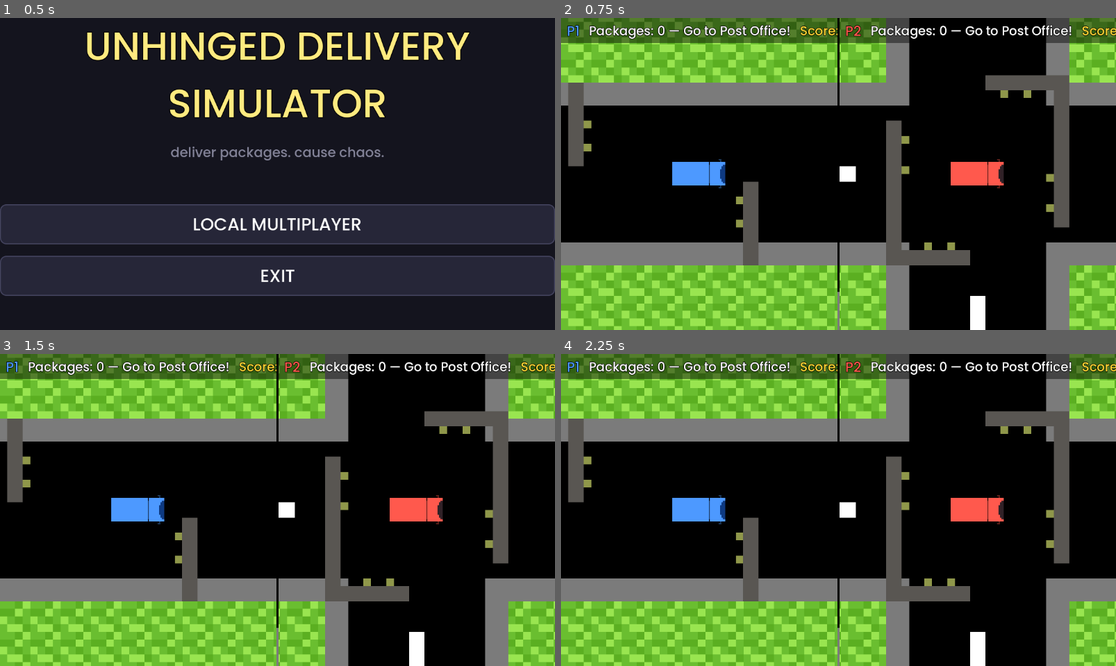
Above: before the commit, frames 1-4 (two rows, left to right).
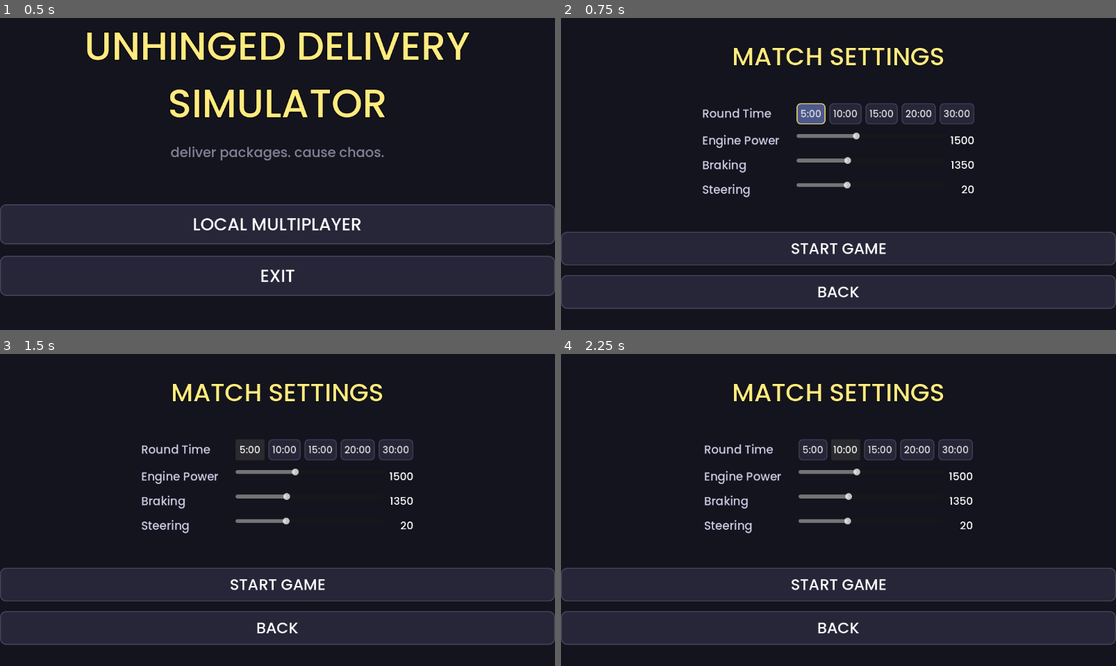
Above: after the commit, the same moments.

Repository: WizardDrake/unhinged-delivery-simulator
Game: Godot game, scene res://main_menu.tscn
Two runs of this game, one before a commit and one after it. Both use one fixed random seed, a clock stepped at 60 frames per second and the inputs below.
Inputs (mouse positions are in pixels of both pictures, inside the frame that each line leads up to):
- Up to frame 1 (0.5 s): no input
- Up to frame 2 (0.75 s): click "LOCAL MULTIPLAYER" at 0.5 s
- Up to frame 3 (1.5 s): click (249, 450) at 1.25 s, where only the run after the commit has a clickable "5:00"
- Up to frame 4 (2.25 s): click (844, 450) at 2 s, where only the run after the commit has a clickable "10:00"

Frame 1 is identical in both runs. In frame 2, 99% of the frame differs, in the area x 0-100%, y 0-100%; in frame 3, 99%; in frame 4, 99%.

Commit message:
add local multiplayer stuff/QoL

Diff:
--- a/car.gd
+++ b/car.gd
@@ -18,6 +18,9 @@
 ## Set by main.gd before the first physics frame.
 var player_id : int = 1
 
+## When true, the car ignores all input and doesn't move.
+var frozen : bool = true
+
 # Input action names resolved from player_id
 var _action_left  : String
 var _action_right : String
@@ -31,8 +34,17 @@
 	_action_accel = "p%d_accelerate"  % player_id
 	_action_brake = "p%d_brake"       % player_id
 
+	# Apply settings from the global singleton
+	engine_power   = GameSettings.engine_power
+	braking        = -GameSettings.braking_power
+	steering_angle = GameSettings.steering_angle
+
 
 func _physics_process(delta):
+	if frozen:
+		velocity = Vector2.ZERO
+		return
+
 	acceleration = Vector2.ZERO
 	get_input()
 	apply_friction(delta)
--- /dev/null
+++ b/game_settings.gd
@@ -0,0 +1,11 @@
+extends Node
+
+## Global game settings singleton — passed between menus and the game scene.
+
+# Round duration in seconds
+var round_time : float = 300.0
+
+# Car tuning
+var engine_power : float = 1500.0
+var braking_power : float = 1350.0
+var steering_angle : float = 20.0
--- a/main.gd
+++ b/main.gd
@@ -76,6 +76,14 @@
 # ── Split-screen viewports ────────────────────────────────────────────────────
 var _viewports : Array[SubViewport] = []
 var _viewport_containers : Array[SubViewportContainer] = []
+
+# ── Game Time & State ────────────────────────────────────────────────────────
+var _game_state : String = "countdown" # "countdown", "playing", "finished"
+var _countdown_timer : float = 3.0
+var _round_timer : float = 0.0
+var _ui_round_timers : Array[Label] = []
+var _ui_center_labels : Array[Label] = []
+var _global_results_screen : Control
 
 # ── Per-player minimaps ───────────────────────────────────────────────────────
 var _minimaps : Array[Control] = []  # one per player, inside their SubViewport
@@ -106,6 +114,12 @@
 	_update_ui(1)
 	_box_tex = load(BOX_TEXTURE_PATH)
 
+	_round_timer = GameSettings.round_time
+	# Freeze cars during countdown
+	for car in _cars:
+		if car != null:
+			car.frozen = true
+
 
 # ── Split-screen setup ───────────────────────────────────────────────────────
 
@@ -160,6 +174,13 @@
 	# Build per-player HUD overlays
 	for p in range(2):
 		_build_player_hud(p)
+
+	# ── Global results screen overlay ─────────────────────────────────────────
+	_global_results_screen = ColorRect.new()
+	_global_results_screen.color = Color(0, 0, 0, 0.8)
+	_global_results_screen.set_anchors_and_offsets_preset(Control.PRESET_FULL_RECT)
+	_global_results_screen.visible = false
+	ui_layer.add_child(_global_results_screen)
 
 
 func _build_player_hud(player_idx: int) -> void:
@@ -231,10 +252,27 @@
 	top_hbox.add_child(score_label)
 	_ui_scores.append(score_label)
 
+	# Spacer
+	var spacer1 := Control.new()
+	spacer1.size_flags_horizontal = Control.SIZE_EXPAND_FILL
+	top_hbox.add_child(spacer1)
+
+	# Round timer
+	var time_label := Label.new()
+	time_label.text = "0:00"
+	if font != null:
+		time_label.add_theme_font_override("font", font)
+	time_label.add_theme_font_size_override("font_size", 28)
+	time_label.add_theme_color_override("font_color", Color(1.0, 1.0, 1.0))
+	time_label.add_theme_color_override("font_outline_color", Color(0, 0, 0))
+	time_label.add_theme_constant_override("outline_size", 4)
+	top_hbox.add_child(time_label)
+	_ui_round_timers.append(time_label)
+
 	# Spacer to push minimap hint to the right
-	var spacer := Control.new()
-	spacer.size_flags_horizontal = Control.SIZE_EXPAND_FILL
-	top_hbox.add_child(spacer)
+	var spacer2 := Control.new()
+	spacer2.size_flags_horizontal = Control.SIZE_EXPAND_FILL
+	top_hbox.add_child(spacer2)
 
 	# Minimap key hint
 	var mm_hint := Label.new()
@@ -245,12 +283,45 @@
 	mm_hint.add_theme_color_override("font_color", Color(1, 1, 1, 0.4))
 	top_hbox.add_child(mm_hint)
 
+	# ── Center screen messages (countdown) ──────────────────────────────────
+	var center_lbl := Label.new()
+	center_lbl.set_anchors_and_offsets_preset(Control.PRESET_CENTER)
+	if font != null:
+		center_lbl.add_theme_font_override("font", font)
+	center_lbl.add_theme_font_size_override("font_size", 120)
+	center_lbl.add_theme_color_override("font_color", Color(1.0, 0.9, 0.2))
+	center_lbl.add_theme_color_override("font_outline_color", Color(0, 0, 0))
+	center_lbl.add_theme_constant_override("outline_size", 8)
+	hud.add_child(center_lbl)
+	_ui_center_labels.append(center_lbl)
+
+	# ── Target Indicators ────────────────────────────────────────────────────
+	var indicator_script := load("res://target_indicators.gd") as Script
+	if indicator_script != null:
+		var indicator := Control.new()
+		indicator.set_script(indicator_script)
+		indicator.player_idx = player_idx
+		indicator.main_ref = self
+		indicator.set_anchors_and_offsets_preset(Control.PRESET_FULL_RECT)
+		hud.add_child(indicator)
+		hud.move_child(indicator, 0)
+
 
 func _process(delta: float) -> void:
+	_process_game_state(delta)
+
 	# Update cameras to follow cars
 	for p in range(2):
 		if p < _cars.size() and _cars[p] != null and p < _cameras.size():
 			_cameras[p].global_position = _cars[p].global_position
+
+	if _game_state != "playing":
+		return
+
+	# Respawn NPCs if any despawned
+	_npcs = _npcs.filter(func(n): return is_instance_valid(n) and not n.is_queued_for_deletion())
+	if _npcs.size() < 25:
+		_spawn_one_npc()
 
 	# Per-player game logic
 	for p in range(2):
@@ -291,6 +362,110 @@
 
 	# Animate thrown boxes
 	_update_thrown_boxes(delta)
+
+
+func _process_game_state(delta: float) -> void:
+	if _game_state == "countdown":
+		var old_sec := int(ceil(_countdown_timer))
+		_countdown_timer -= delta
+		var new_sec := int(ceil(_countdown_timer))
+
+		if _countdown_timer <= 0.0:
+			_game_state = "playing"
+			for lbl in _ui_center_labels:
+				lbl.text = "GO!"
+				lbl.add_theme_color_override("font_color", Color(0.2, 1.0, 0.3))
+			for car in _cars:
+				if car != null:
+					car.frozen = false
+
+			# Fade out "GO!" after 1 second
+			var tw := create_tween()
+			for lbl in _ui_center_labels:
+				tw.tween_property(lbl, "modulate:a", 0.0, 1.0)
+		else:
+			for lbl in _ui_center_labels:
+				lbl.text = str(new_sec)
+
+	elif _game_state == "playing":
+		_round_timer -= delta
+		if _round_timer <= 0.0:
+			_round_timer = 0.0
+			_end_game()
+
+		# Update UI timers
+		var m := int(_round_timer) / 60
+		var s := int(_round_timer) % 60
+		var time_str := "%d:%02d" % [m, s]
+		for lbl in _ui_round_timers:
+			lbl.text = time_str
+			if _round_timer <= 10.0:
+				lbl.add_theme_color_override("font_color", Color(1.0, 0.2, 0.2))
+
+
+func _end_game() -> void:
+	_game_state = "finished"
+	for car in _cars:
+		if car != null:
+			car.frozen = true
+
+	# Determine winner
+	var s1 = _player_scores[0]
+	var s2 = _player_scores[1]
+	var diff = abs(s1 - s2)
+	var win_text := ""
+	var win_color := Color.WHITE
+
+	if s1 > s2:
+		win_text = "PLAYER 1 WINS!\nby %d points" % diff
+		win_color = P1_COLOR
+	elif s2 > s1:
+		win_text = "PLAYER 2 WINS!\nby %d points" % diff
+		win_color = P2_COLOR
+	else:
+		win_text = "IT'S A TIE!"
+		win_color = Color(1, 0.9, 0.5)
+
+	# Show global results screen
+	_global_results_screen.visible = true
+
+	var vbox := VBoxContainer.new()
+	vbox.set_anchors_and_offsets_preset(Control.PRESET_CENTER)
+	vbox.alignment = BoxContainer.ALIGNMENT_CENTER
+	vbox.add_theme_constant_override("separation", 30)
+	_global_results_screen.add_child(vbox)
+
+	var lbl := Label.new()
+	lbl.text = "TIME'S UP!"
+	var font = load("res://assets/Poppins-Medium.ttf") as Font
+	if font != null:
+		lbl.add_theme_font_override("font", font)
+	lbl.add_theme_font_size_override("font_size", 80)
+	lbl.horizontal_alignment = HORIZONTAL_ALIGNMENT_CENTER
+	vbox.add_child(lbl)
+
+	var win_lbl := Label.new()
+	win_lbl.text = win_text
+	if font != null:
+		win_lbl.add_theme_font_override("font", font)
+	win_lbl.add_theme_font_size_override("font_size", 56)
+	win_lbl.add_theme_color_override("font_color", win_color)
+	win_lbl.horizontal_alignment = HORIZONTAL_ALIGNMENT_CENTER
+	vbox.add_child(win_lbl)
+
+	var btn := Button.new()
+	btn.text = "MAIN MENU"
+	btn.custom_minimum_size = Vector2(300, 60)
+	if font != null:
+		btn.add_theme_font_override("font", font)
+	btn.add_theme_font_size_override("font_size", 28)
+	btn.pressed.connect(func() -> void: get_tree().change_scene_to_file("res://main_menu.tscn"))
+	vbox.add_child(btn)
+
+	# Make sure mouse is visible again since we need to click
+	Input.mouse_mode = Input.MOUSE_MODE_VISIBLE
+
+
 
 
 func _assign_random_deliveries(player_idx: int) -> void:
@@ -660,8 +835,8 @@
 			var road_x : float = _world_pos(float(c), 0.0).x
 			var y0 : float = _world_pos(float(c), float(r)).y     + _inter_size * 0.5 + end_margin
 			var y1 : float = _world_pos(float(c), float(r + 1)).y - _inter_size * 0.5 - end_margin
-			_place_curb_houses_v(tex, road_x + from_road, y0, y1,  PI * 0.5)  # east side
-			_place_curb_houses_v(tex, road_x - from_road, y0, y1, -PI * 0.5)  # west side
+			_place_curb_houses_v(tex, road_x + from_road, y0, y1, -PI * 0.5)  # east side
+			_place_curb_houses_v(tex, road_x - from_road, y0, y1,  PI * 0.5)  # west side
 
 	if _post_office == null and _houses.size() > 0:
 		var po_idx = _rng.randi_range(0, _houses.size() - 1)
@@ -733,17 +908,25 @@
 	# Set the player_id so the car reads the right input actions
 	car.player_id = player_id
 
-	# Spawn at different locations for each player
-	var c : int
-	var r : int
-	if player_id == 1:
-		c = _rng.randi_range(0, grid_cols / 2)
-		r = _rng.randi_range(0, grid_rows / 2)
+	# Spawn equally close to the post office, parked on the road in front of it
+	if _post_office != null:
+		var po_pos := _post_office.global_position
+		# The house's local -Y axis points toward the road (distance is ~1258 units)
+		var house_fwd := Vector2.UP.rotated(_post_office.rotation)
+		var road_center := po_pos + house_fwd * 1258.0
+
+		# Offset cars sideways along the road
+		var right_dir := house_fwd.rotated(PI / 2.0)
+		if player_id == 1:
+			car.position = road_center - right_dir * 500.0
+		else:
+			car.position = road_center + right_dir * 500.0
+
+		# Face the cars along the road
+		car.rotation = _post_office.rotation + PI / 2.0
 	else:
-		c = _rng.randi_range(grid_cols / 2, grid_cols - 1)
-		r = _rng.randi_range(grid_rows / 2, grid_rows - 1)
-	car.position = _world_pos(c, r)
-	car.rotation = 0.0
+		car.position = Vector2.ZERO
+		car.rotation = 0.0
 
 	# Player-specific color tinting
 	var sprite = car.get_node_or_null("Sprite2D")
@@ -785,6 +968,23 @@
 		if seg.length_squared() > 0.01:
 			npc.position += seg * _rng.randf_range(300.0, 1200.0)
 		_npcs.append(npc)
+
+
+func _spawn_one_npc() -> void:
+	if npc_car_scene == null or _traffic_paths.is_empty():
+		return
+	var npc = npc_car_scene.instantiate() as Node2D
+	add_child(npc)
+	var path_idx := _rng.randi_range(0, _traffic_paths.size() - 1)
+	var path: Array = _traffic_paths[path_idx]
+	var start_idx := _rng.randi_range(0, path.size() - 1)
+	npc.init_route(path, start_idx, self)
+
+	var next_idx := (start_idx + 1) % path.size()
+	var dir: Vector2 = (path[next_idx] - path[start_idx]).normalized()
+	if dir.length_squared() > 0.01:
+		npc.rotation = dir.angle() + PI * 0.5
+	_npcs.append(npc)
 
 
 # ── Grass background ──────────────────────────────────────────────────────────
@@ -943,13 +1143,6 @@
 			draw_rect(Rect2(cp - Vector2(5, 5), Vector2(10, 10)), Color(0.2, 0.4, 1.0, 1.0))
 			draw_rect(Rect2(cp - Vector2(5, 5), Vector2(10, 10)), Color(1, 1, 1, 1), false, 1.0)
 
-		# ── NPCs ─────────────────────────────────────────────────────────────
-		for npc in m._npcs:
-			if npc == null or npc.is_destroyed: continue
-			var cw : Vector2 = npc.position + half_world
-			var cp := origin + Vector2(cw.x * scale_v.x, cw.y * scale_v.y)
-			draw_circle(cp, 3.0, Color(1.0, 0.8, 0.1, 0.6))
-
 		# ── Car dots (both players) ──────────────────────────────────────────
 		for p in range(m._cars.size()):
 			var car : Node2D = m._cars[p]
--- a/main_menu.gd
+++ b/main_menu.gd
@@ -113,7 +113,7 @@
 
 
 func _on_local_multiplayer() -> void:
-	get_tree().change_scene_to_file("res://main.tscn")
+	get_tree().change_scene_to_file("res://settings_menu.tscn")
 
 
 func _on_exit() -> void:
--- a/npc_car.gd
+++ b/npc_car.gd
@@ -66,6 +66,7 @@
 var _reverse_steer     := 0.0
 var _reverse_count     := 0
 var _last_progress_pos := Vector2.ZERO
+var _wreck_timer       := 0.0
 
 # ── Knockback state ──────────────────────────────────────────────────────────
 var _knock_timer    := 0.0
@@ -372,9 +373,13 @@
 		_reverse_count = 0
 		return
 
-	_state         = State.REVERSING
-	_reverse_timer = REVERSE_DURATION
-	_reverse_steer = randf_range(-3.0, 3.0)
+	# Turn around by reversing the path!
+	_waypoints.reverse()
+	_wp_index = _waypoints.size() - 1 - _wp_index
+	_step_waypoint()
+	rotation += PI
+	_stuck_timer = 0.0
+	_state = State.CRUISING
 
 
 # ══════════════════════════════════════════════════════════════════════════════
@@ -437,6 +442,10 @@
 		velocity = velocity.normalized() * maxf(0.0, spd - wreck_drag * delta)
 	else:
 		velocity = Vector2.ZERO
+
+	_wreck_timer += delta
+	if _wreck_timer > 5.0:
+		queue_free()
 
 
 # ══════════════════════════════════════════════════════════════════════════════
--- a/project.godot
+++ b/project.godot
@@ -16,8 +16,12 @@
 
 config/name="unhinged-delivery-simulator"
 run/main_scene="res://main_menu.tscn"
-config/features=PackedStringArray("4.6", "Forward Plus")
+config/features=PackedStringArray("4.7", "Forward Plus")
 config/icon="res://icon.svg"
+
+[autoload]
+
+GameSettings="*res://game_settings.gd"
 
 [display]
 
--- /dev/null
+++ b/settings_menu.gd
@@ -0,0 +1,208 @@
+extends Control
+
+var _font : Font
+
+func _ready() -> void:
+	_font = load("res://assets/Poppins-Medium.ttf") as Font
+
+	# ── Dark background ──────────────────────────────────────────────────────
+	var bg := ColorRect.new()
+	bg.color = Color(0.08, 0.08, 0.12, 1.0)
+	bg.set_anchors_and_offsets_preset(PRESET_FULL_RECT)
+	add_child(bg)
+
+	# ── Centre container ─────────────────────────────────────────────────────
+	var vbox := VBoxContainer.new()
+	vbox.set_anchors_and_offsets_preset(PRESET_FULL_RECT)
+	vbox.alignment = BoxContainer.ALIGNMENT_CENTER
+	vbox.add_theme_constant_override("separation", 20)
+	add_child(vbox)
+
+	# ── Title ────────────────────────────────────────────────────────────────
+	var title := _label("MATCH SETTINGS", 52, Color(1.0, 0.92, 0.5))
+	title.horizontal_alignment = HORIZONTAL_ALIGNMENT_CENTER
+	title.add_theme_color_override("font_outline_color", Color(0, 0, 0))
+	title.add_theme_constant_override("outline_size", 4)
+	vbox.add_child(title)
+
+	var spacer0 := Control.new()
+	spacer0.custom_minimum_size = Vector2(0, 20)
+	vbox.add_child(spacer0)
+
+	# ── Settings rows (centered with fixed width) ────────────────────────────
+	var center_box := CenterContainer.new()
+	vbox.add_child(center_box)
+
+	var grid := VBoxContainer.new()
+	grid.add_theme_constant_override("separation", 16)
+	grid.custom_minimum_size = Vector2(520, 0)
+	center_box.add_child(grid)
+
+	# Round time
+	_add_setting_row(grid, "Round Time", _create_time_selector())
+
+	# Engine power
+	_add_setting_row(grid, "Engine Power", _create_slider(500, 3000, GameSettings.engine_power, func(v: float) -> void: GameSettings.engine_power = v))
+
+	# Braking power
+	_add_setting_row(grid, "Braking", _create_slider(500, 3000, GameSettings.braking_power, func(v: float) -> void: GameSettings.braking_power = v))
+
+	# Steering angle
+	_add_setting_row(grid, "Steering", _create_slider(10, 40, GameSettings.steering_angle, func(v: float) -> void: GameSettings.steering_angle = v))
+
+	# ── Spacer ───────────────────────────────────────────────────────────────
+	var spacer := Control.new()
+	spacer.custom_minimum_size = Vector2(0, 30)
+	vbox.add_child(spacer)
+
+	# ── Buttons ──────────────────────────────────────────────────────────────
+	var btn_start := _make_button("START GAME")
+	btn_start.pressed.connect(_on_start)
+	vbox.add_child(btn_start)
+
+	var btn_back := _make_button("BACK")
+	btn_back.pressed.connect(_on_back)
+	vbox.add_child(btn_back)
+
+
+# ── Helpers ───────────────────────────────────────────────────────────────────
+
+func _label(text: String, size: int, color: Color) -> Label:
+	var l := Label.new()
+	l.text = text
+	if _font != null:
+		l.add_theme_font_override("font", _font)
+	l.add_theme_font_size_override("font_size", size)
+	l.add_theme_color_override("font_color", color)
+	return l
+
+
+func _add_setting_row(parent: Control, label_text: String, control: Control) -> void:
+	var row := HBoxContainer.new()
+	row.add_theme_constant_override("separation", 16)
+	parent.add_child(row)
+
+	var lbl := _label(label_text, 24, Color(0.8, 0.8, 0.9))
+	lbl.custom_minimum_size = Vector2(180, 0)
+	row.add_child(lbl)
+
+	control.size_flags_horizontal = Control.SIZE_EXPAND_FILL
+	row.add_child(control)
+
+
+func _create_time_selector() -> HBoxContainer:
+	var hbox := HBoxContainer.new()
+	hbox.add_theme_constant_override("separation", 8)
+
+	var options := [300, 600, 900, 1200, 1800]
+	var labels  := ["5:00", "10:00", "15:00", "20:00", "30:00"]
+
+	for i in range(options.size()):
+		var btn := Button.new()
+		btn.text = labels[i]
+		btn.custom_minimum_size = Vector2(60, 40)
+		if _font != null:
+			btn.add_theme_font_override("font", _font)
+		btn.add_theme_font_size_override("font_size", 20)
+
+		var time_val : float = float(options[i])
+		btn.pressed.connect(_on_time_selected.bind(time_val, hbox))
+
+		# Style
+		var style := StyleBoxFlat.new()
+		if absf(GameSettings.round_time - time_val) < 0.5:
+			style.bg_color = Color(0.3, 0.35, 0.55, 1.0)
+			style.border_color = Color(1.0, 0.92, 0.5, 0.9)
+		else:
+			style.bg_color = Color(0.15, 0.15, 0.22, 1.0)
+			style.border_color = Color(0.4, 0.4, 0.55, 0.5)
+		style.set_border_width_all(2)
+		style.set_corner_radius_all(8)
+		style.set_content_margin_all(8)
+		btn.add_theme_stylebox_override("normal", style)
+		btn.set_meta("time_val", time_val)
+		hbox.add_child(btn)
+
+	return hbox
+
+
+func _on_time_selected(time_val: float, hbox: HBoxContainer) -> void:
+	GameSettings.round_time = time_val
+	# Update button visuals
+	for child in hbox.get_children():
+		if child is Button:
+			var bv : float = child.get_meta("time_val")
+			var style := StyleBoxFlat.new()
+			if absf(bv - time_val) < 0.5:
+				style.bg_color = Color(0.3, 0.35, 0.55, 1.0)
+				style.border_color = Color(1.0, 0.92, 0.5, 0.9)
+			else:
+				style.bg_color = Color(0.15, 0.15, 0.22, 1.0)
+				style.border_color = Color(0.4, 0.4, 0.55, 0.5)
+			style.set_border_width_all(2)
+			style.set_corner_radius_all(8)
+			style.set_content_margin_all(8)
+			child.add_theme_stylebox_override("normal", style)
+
+
+func _create_slider(min_val: float, max_val: float, current: float, on_change: Callable) -> HBoxContainer:
+	var hbox := HBoxContainer.new()
+	hbox.add_theme_constant_override("separation", 12)
+
+	var slider := HSlider.new()
+	slider.min_value = min_val
+	slider.max_value = max_val
+	slider.value = current
+	slider.step = 10
+	slider.size_flags_horizontal = Control.SIZE_EXPAND_FILL
+	slider.custom_minimum_size = Vector2(200, 0)
+	hbox.add_child(slider)
+
+	var val_label := _label(str(int(current)), 22, Color(1, 1, 1))
+	val_label.custom_minimum_size = Vector2(50, 0)
+	val_label.horizontal_alignment = HORIZONTAL_ALIGNMENT_RIGHT
+	hbox.add_child(val_label)
+
+	slider.value_changed.connect(func(v: float) -> void:
+		val_label.text = str(int(v))
+		on_change.call(v)
+	)
+
+	return hbox
+
+
+func _make_button(label: String) -> Button:
+	var btn := Button.new()
+	btn.text = label
+	btn.custom_minimum_size = Vector2(420, 60)
+	btn.add_theme_font_size_override("font_size", 32)
+	btn.add_theme_color_override("font_color", Color(1.0, 1.0, 1.0))
+	btn.add_theme_color_override("font_hover_color", Color(1.0, 0.92, 0.5))
+	if _font != null:
+		btn.add_theme_font_override("font", _font)
+
+	var style_normal := StyleBoxFlat.new()
+	style_normal.bg_color = Color(0.15, 0.15, 0.22, 1.0)
+	style_normal.border_color = Color(0.4, 0.4, 0.55, 0.6)
+	style_normal.set_border_width_all(2)
+	style_normal.set_corner_radius_all(12)
+	style_normal.set_content_margin_all(12)
+	btn.add_theme_stylebox_override("normal", style_normal)
+
+	var style_hover := StyleBoxFlat.new()
+	style_hover.bg_color = Color(0.22, 0.22, 0.35, 1.0)
+	style_hover.border_color = Color(1.0, 0.92, 0.5, 0.8)
+	style_hover.set_border_width_all(2)
+	style_hover.set_corner_radius_all(12)
+	style_hover.set_content_margin_all(12)
+	btn.add_theme_stylebox_override("hover", style_hover)
+
+	return btn
+
+
+func _on_start() -> void:
+	get_tree().change_scene_to_file("res://main.tscn")
+
+
+func _on_back() -> void:
+	get_tree().change_scene_to_file("res://main_menu.tscn")
--- /dev/null
+++ b/settings_menu.tscn
@@ -0,0 +1,10 @@
+[gd_scene format=3]
+
+[ext_resource type="Script" path="res://settings_menu.gd" id="1"]
+
+[node name="SettingsMenu" type="Control"]
+layout_mode = 3
+anchors_preset = 15
+anchor_right = 1.0
+anchor_bottom = 1.0
+script = ExtResource("1")
--- /dev/null
+++ b/target_indicators.gd
@@ -0,0 +1,51 @@
+extends Control
+
+var player_idx := 0
+var main_ref : Node2D
+
+func _process(_delta: float) -> void:
+	queue_redraw()
+
+func _draw() -> void:
+	if main_ref == null or main_ref._game_state != "playing":
+		return
+
+	var targets : Array = main_ref._player_targets[player_idx]
+	if targets.is_empty():
+		return
+
+	var cam : Camera2D = main_ref._cameras[player_idx]
+	if cam == null:
+		return
+
+	var vp := get_viewport()
+	var center := vp.get_visible_rect().size / 2.0
+
+	var arrow_size := 50.0
+	var bounce := sin(Time.get_ticks_msec() / 150.0) * 20.0
+
+	for house in targets:
+		if house == null or not is_instance_valid(house):
+			continue
+		var house_pos : Vector2 = house.global_position
+		# The house center is house_pos. We want the arrow to float above it.
+		var world_target := house_pos + Vector2(0, -700)
+		var screen_pos := (world_target - cam.global_position) * cam.zoom + center
+
+		# Check if it's on screen to avoid drawing way offscreen
+		if not vp.get_visible_rect().has_point(screen_pos):
+			# Maybe draw an offscreen indicator? Or just skip.
+			# Let's just draw it, CanvasItem drawing handles clipping.
+			pass
+
+		var color : Color = main_ref.P1_COLOR if player_idx == 0 else main_ref.P2_COLOR
+		var p1 := screen_pos + Vector2(0, bounce)
+		var p2 := screen_pos + Vector2(-arrow_size/2.0, -arrow_size + bounce)
+		var p3 := screen_pos + Vector2(arrow_size/2.0, -arrow_size + bounce)
+
+		# Draw outline and fill
+		var pts := PackedVector2Array([p1, p2, p3])
+		draw_colored_polygon(pts, color)
+
+		var outline_pts := PackedVector2Array([p1, p2, p3, p1])
+		draw_polyline(outline_pts, Color.WHITE, 4.0, true)
Not shown, added: game_settings.gd.uid
Not shown, added: settings_menu.gd.uid
Not shown, added: target_indicators.gd.uid
